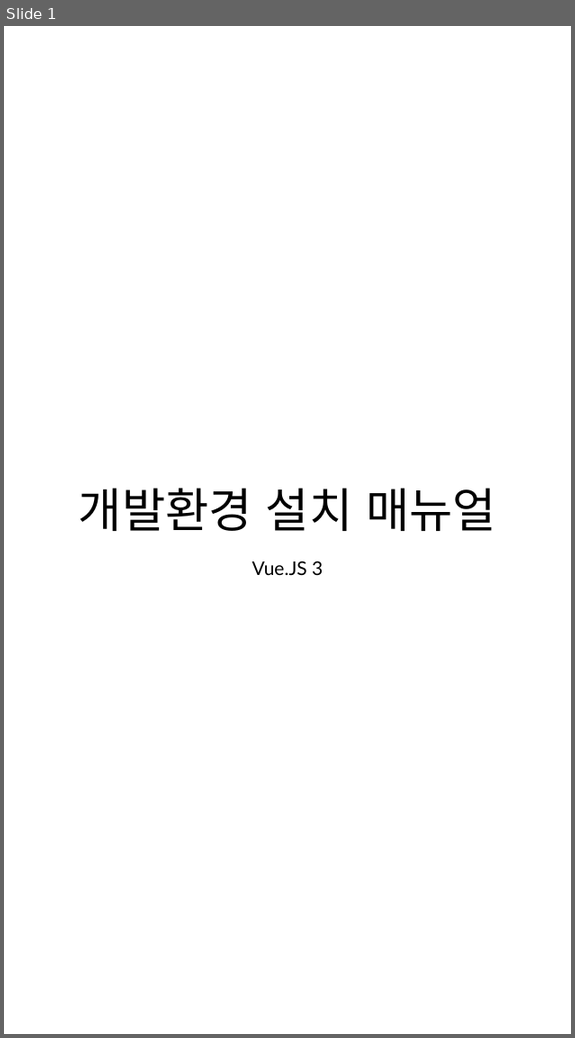
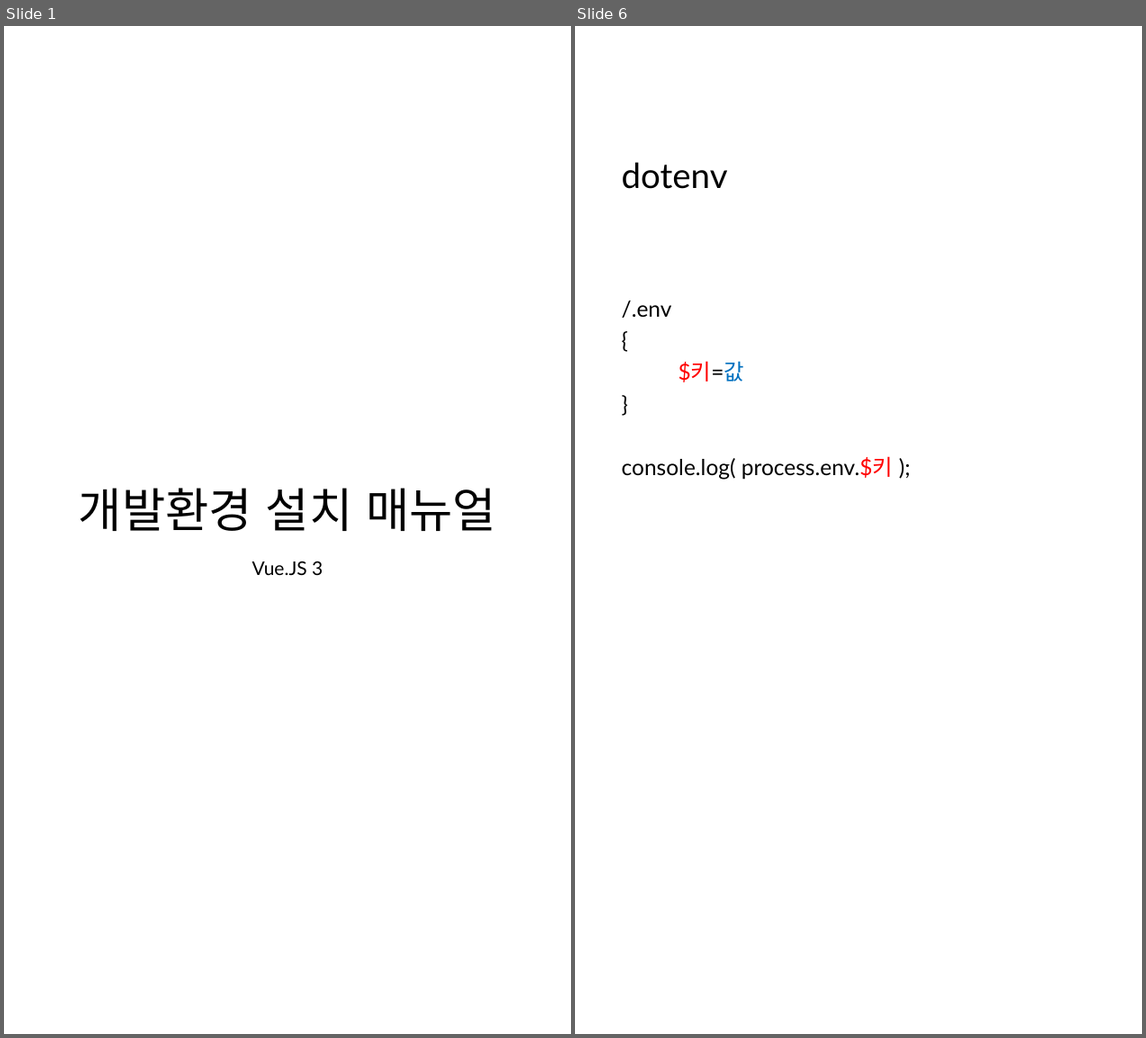
Before and after one commit to 92-seok/wooboWEB-NextJS-migration-, a slide deck: doc/개발환경_설치매뉴얼(Vue.JS).pptx. Shown side by side, each under a label of ours: slide 1 before the commit, slides 1 and 6 after it; the slides between them are not shown. The pictures are 575x1038 and 1146x1038 pixels, drawn with LibreOffice and Linux fonts; fonts in the diff are those of the drawing. Boxes give left, top, right and bottom in pixels: in the first picture for what was removed or moved away, otherwise in the second. Text is boxed around its words. In the diff, an @@ line names an element or a change of style, - is before the commit and + after.

```diff
--- a/doc/개발환경_설치매뉴얼(Vue.JS).pptx
+++ b/doc/개발환경_설치매뉴얼(Vue.JS).pptx
@@ slide 6 added at bbox=[575, 26, 1142, 1034], background #FFFFFF @@
@@ title added at bbox=[622, 162, 728, 189], 33 pt, text #000000 @@
+dotenv
@@ text added at bbox=[622, 300, 893, 480], 21 pt, text #000000 @@
+/.env
+{
+$키=값
+}
+console.log( process.env.$키 );
```
Also in this commit, not shown: 3 slides changed, 2 other slides added, 1 slide removed, 4 other files.
